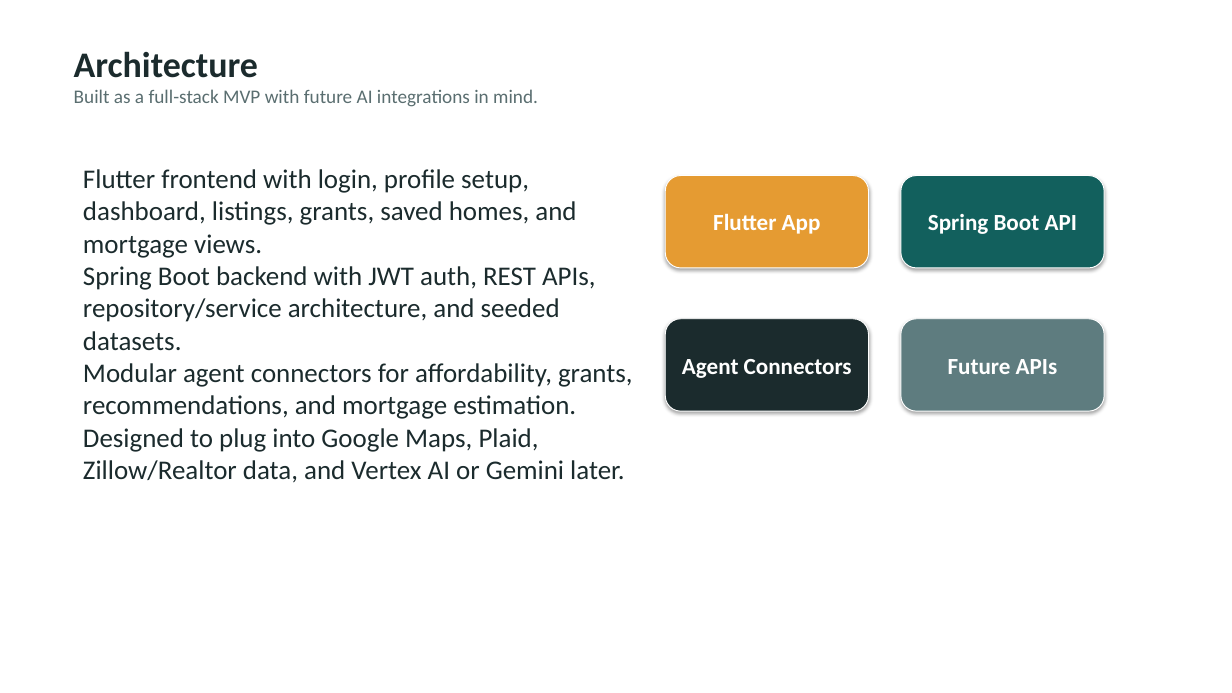
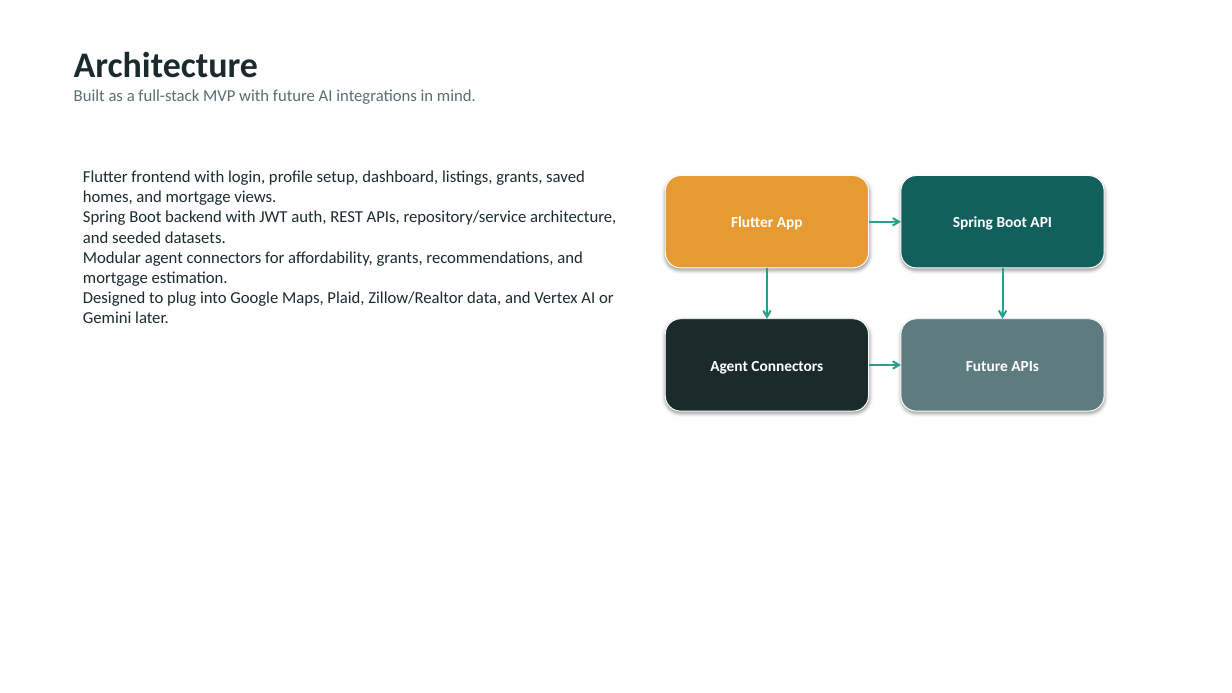
Before and after one commit to ba-00001/hoothacks, a slide deck: slide 6 of HomePilotAI/presentation/HomePilotAI_Hackathon_Deck.pptx. Drawn at 1232x693 pixels with LibreOffice and Linux fonts; fonts in the diff are those of the drawing. Boxes give left, top, right and bottom in pixels: in the first picture for what was removed or moved away, otherwise in the second. Text is boxed around its words. In the diff, an @@ line names an element or a change of style, - is before the commit and + after.

```diff
--- a/HomePilotAI/presentation/HomePilotAI_Hackathon_Deck.pptx
+++ b/HomePilotAI/presentation/HomePilotAI_Hackathon_Deck.pptx
@@ text at [74, 89, 476, 104]: size 15 to 13 pt in "Built as a full-stack MVP with future ..." @@
@@ text "Flutter frontend with login, profile ..." at [83, 170, 616, 323]: size 21 to 13 pt @@
@@ arrow added from (869, 222) to (901, 222), #2A9D8F 1.5 pt @@
@@ arrow added from (767, 268) to (767, 319), #2A9D8F 1.5 pt @@
@@ arrow added from (1003, 268) to (1003, 319), #2A9D8F 1.5 pt @@
@@ size 18 to 12 pt in 4 elements at [665, 176, 869, 268], [901, 176, 1104, 268], [665, 319, 869, 411], [901, 319, 1104, 411] @@
@@ arrow added from (869, 365) to (901, 365), #2A9D8F 1.5 pt @@
```
Also in this commit, not shown: 7 other slides changed, 9 other files.
